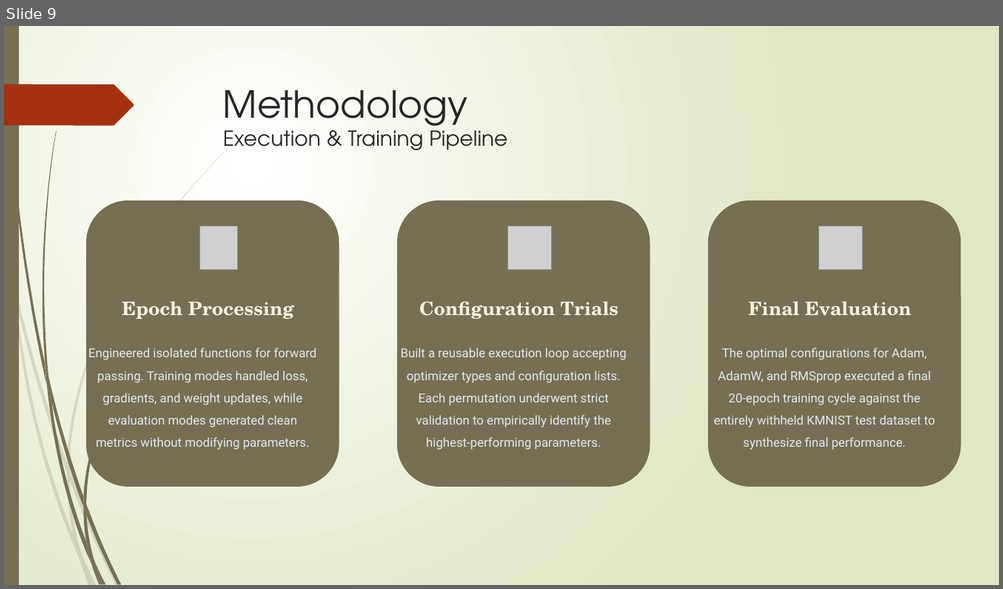
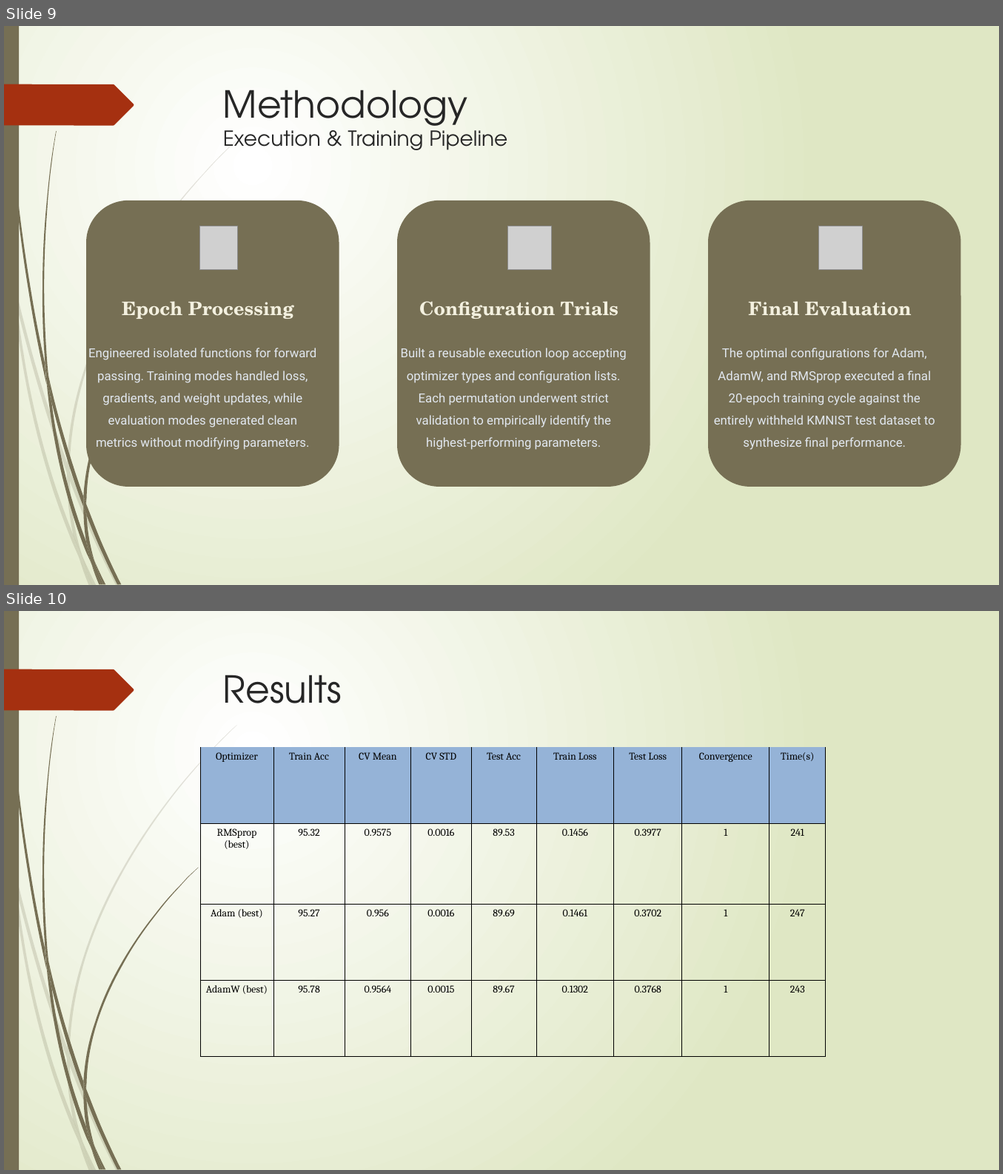
Before and after one commit to yaofu-yang/aigc-5500-midterm-project, a slide deck: slides/midterm-slides.pptx. Shown one above the other, each under a label of ours: slide 9 before the commit, slides 9 and 10 after it. The pictures are 1003x589 and 1003x1174 pixels, drawn with LibreOffice and Linux fonts; fonts in the diff are those of the drawing; grey boxes stand for pictures. Boxes give left, top, right and bottom in pixels: in the first picture for what was removed or moved away, otherwise in the second. Text is boxed around its words. In the diff, an @@ line names an element or a change of style, - is before the commit and + after.

Commit message:
Added slide for Summary Table

```diff
--- a/slides/midterm-slides.pptx
+++ b/slides/midterm-slides.pptx
@@ slide 10 added at (4,611,999,1170), background gradient #FFFFFF to #DFE8C4; not listed: 24 template elements that a slide beside it also shows @@
@@ title added at (223,675,341,703), 36 pt, text #262626 @@
+Results
@@ table added at (200,748,826,1057), 4 rows, 9 columns @@
+Optimizer | Train Acc | CV Mean | CV STD | Test Acc | Train Loss | Test Loss | Convergence | Time(s)
+RMSprop (best) | 95.32 | 0.9575 | 0.0016 | 89.53 | 0.1456 | 0.3977 | 1 | 241
+Adam (best) | 95.27 | 0.956 | 0.0016 | 89.69 | 0.1461 | 0.3702 | 1 | 247
+AdamW (best) | 95.78 | 0.9564 | 0.0015 | 89.67 | 0.1302 | 0.3768 | 1 | 243
```
